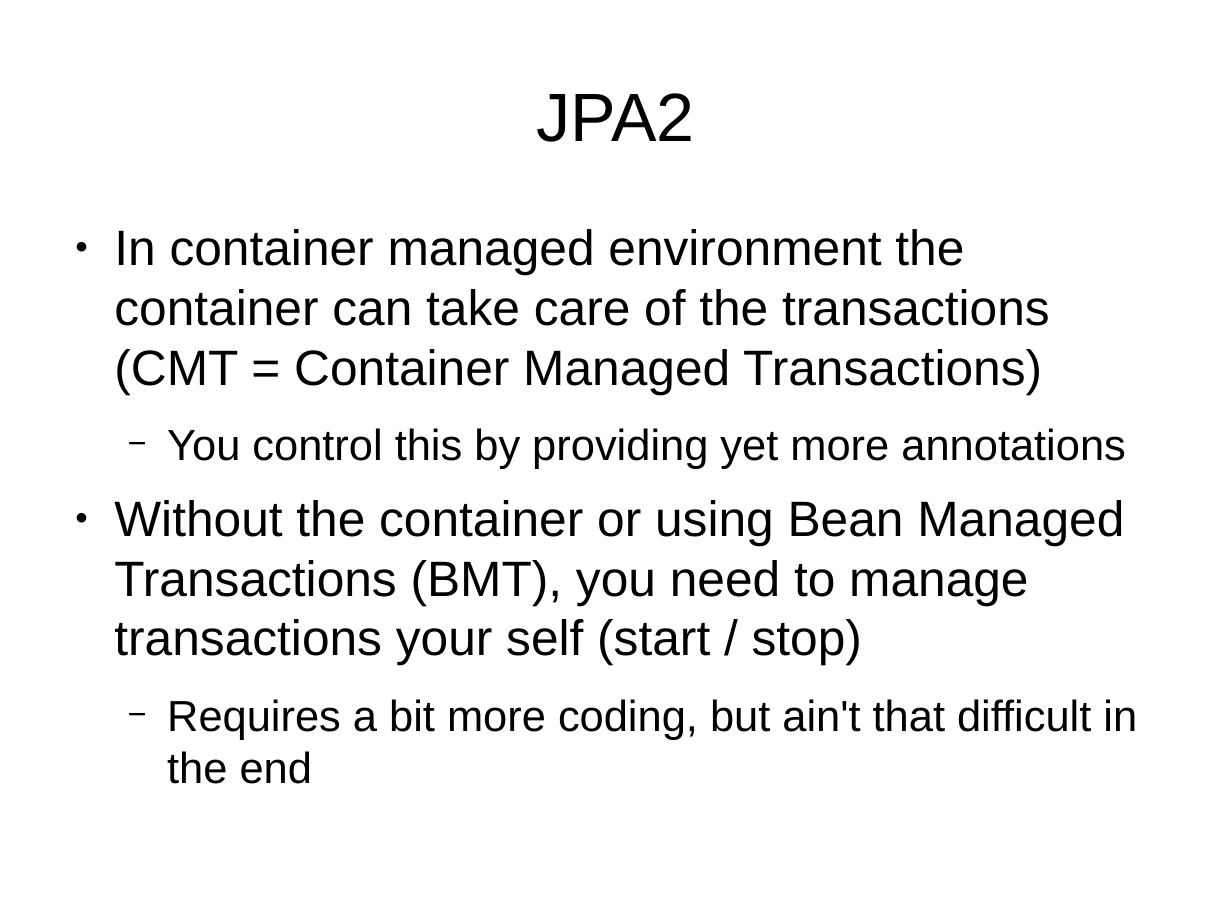
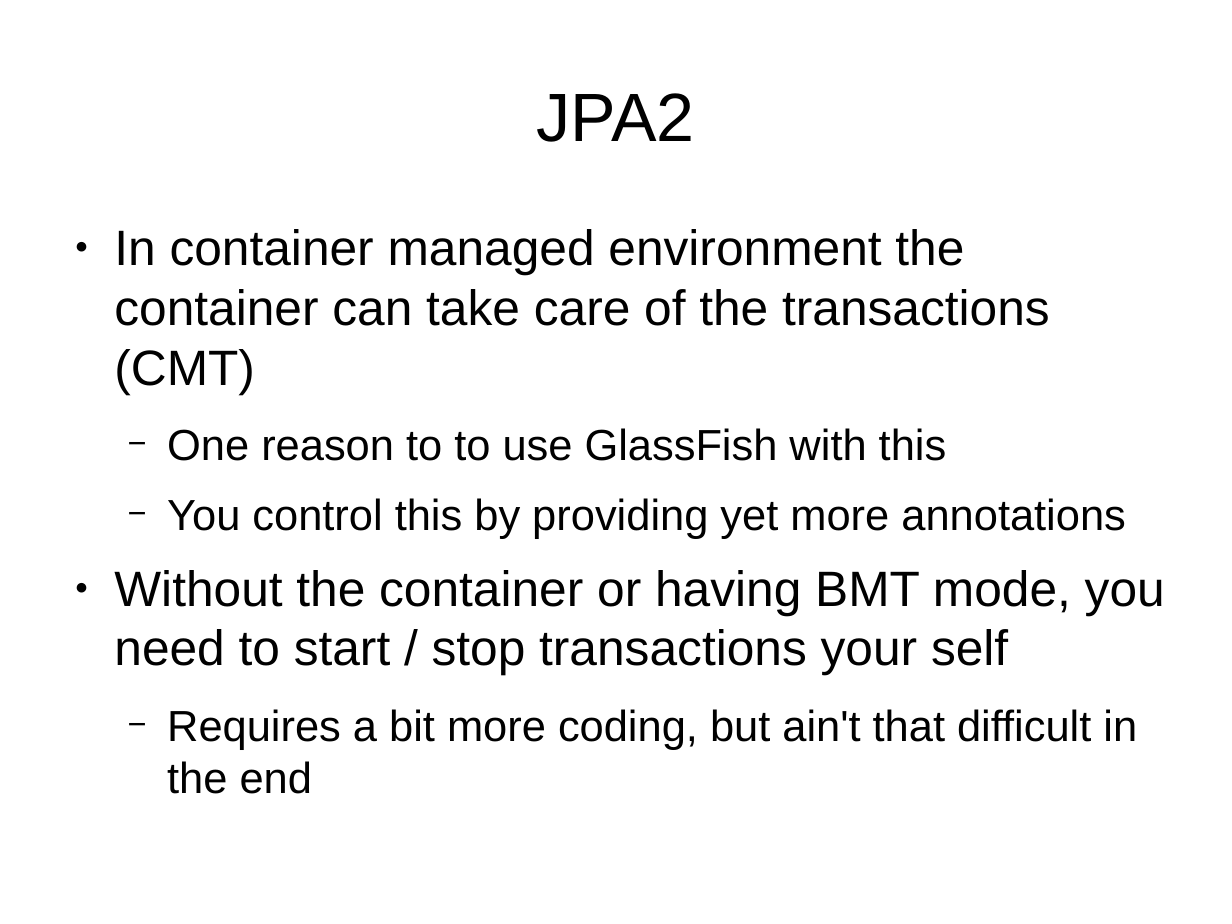
Before and after one commit to vmyrsky/ajeer, a slide deck: slide 30 of JavaEERest/doc/presentation.odp (slide 26 before the commit). Drawn at 1232x924 pixels with LibreOffice and Linux fonts; fonts in the diff are those of the drawing. Boxes give left, top, right and bottom in pixels: in the first picture for what was removed or moved away, otherwise in the second. Text is boxed around its words. In the diff, an @@ line names an element or a change of style, - is before the commit and + after.

```diff
--- a/JavaEERest/doc/presentation.odp
+++ b/JavaEERest/doc/presentation.odp
@@ text at [114, 229, 1050, 461]: text changed @@
-● In container managed environment the container can take care of the transactions (CMT = Container Managed Transactions)
+● In container managed environment the container can take care of the transactions (CMT)
+  − One reason to to use GlassFish with this
@@ text at [114, 570, 1165, 675]: text changed @@
-● Without the container or using Bean Managed Transactions (BMT), you need to manage transactions your self (start / stop)
+● Without the container or having BMT mode, you need to start / stop transactions your self
```
Also in this commit, not shown: 23 other slides changed, 7 slides added, 1 slide removed.
